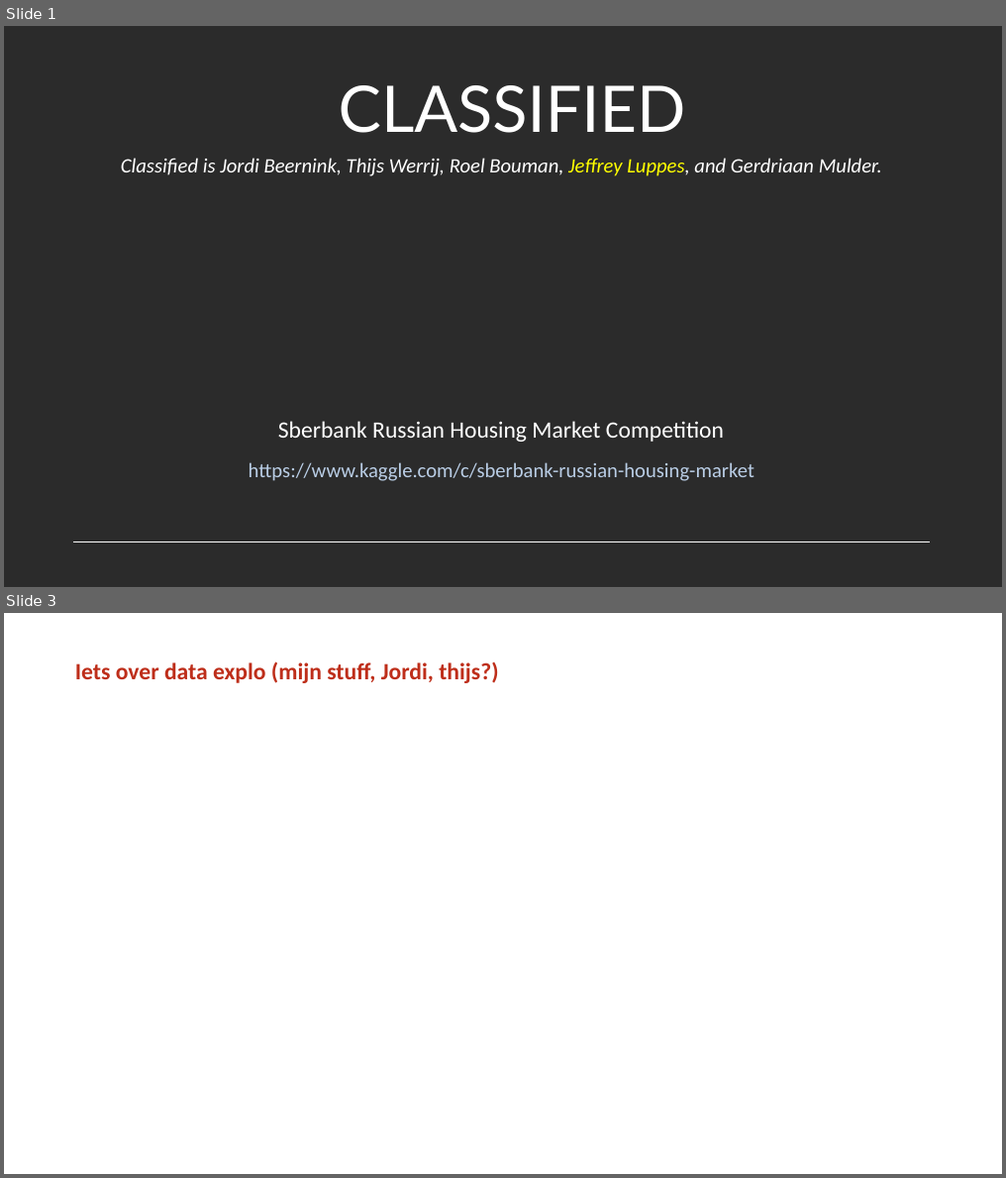
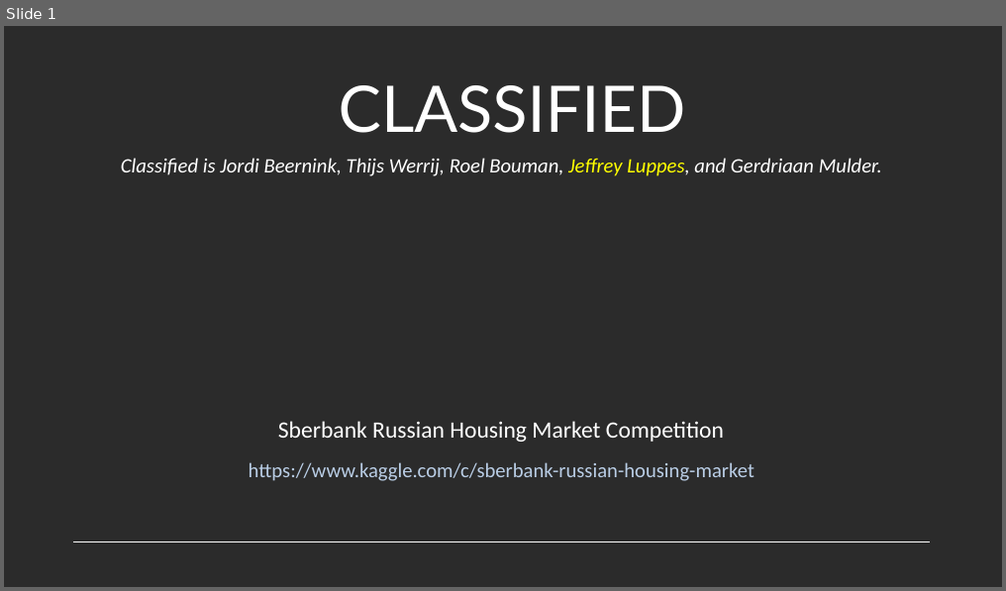
Before and after one commit to mrngm/Classified, a slide deck: Presentatie/Flashtalk 2 (Jeffrey).pptx. Shown one above the other, each under a label of ours: slides 1 and 3 before the commit, slide 1 after it; the slides between them are not shown. The pictures are 1006x1178 and 1006x591 pixels, drawn with LibreOffice and Linux fonts; fonts in the diff are those of the drawing; background and template pictures are left out; a plain dark background stands for a picture behind light text. Boxes give left, top, right and bottom in pixels: in the first picture for what was removed or moved away, otherwise in the second. Text is boxed around its words. In the diff, an @@ line names an element or a change of style, - is before the commit and + after.

```diff
--- a/Presentatie/Flashtalk 2 (Jeffrey).pptx
+++ b/Presentatie/Flashtalk 2 (Jeffrey).pptx
@@ slide 3 removed at bbox=[4, 613, 1002, 1174], background picture (left out) @@
@@ title removed at bbox=[75, 662, 498, 683] @@
-Iets over data explo (mijn stuff, Jordi, thijs?)
```
Also in this commit, not shown: 5 slides changed, 1 slide added, 1 other slide removed.
